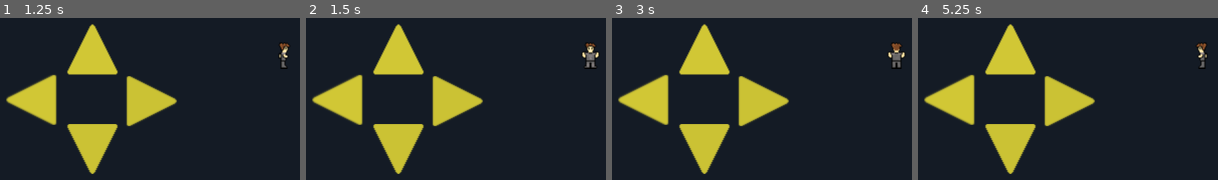
Above: before the commit, frames 1-4 (left to right).
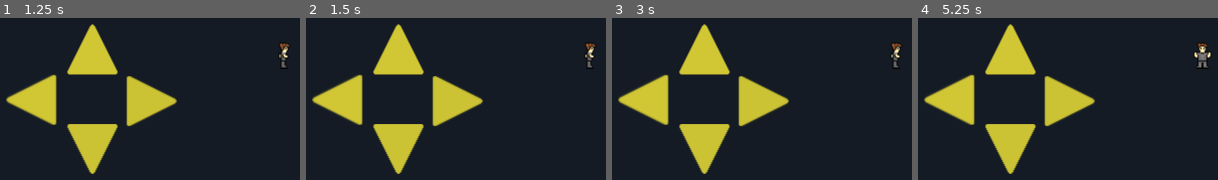
Above: after the commit, the same moments.

Repository: Car092/Godotio
Game: Godot game, scene res://troll.tscn
Same seed, same stepped clock (60 frames per second), same inputs: the game is played once before the commit and once after it. This scene is started directly instead of the project's main scene.
Inputs (mouse positions are in pixels of both pictures, inside the frame that each line leads up to):
- Up to frame 1 (1.25 s): tap Enter at 0.5 s; move the mouse to (outside the picture) at 0.52 s; press the mouse at (outside the picture) at 0.53 s; hold Right (move_right) from 0.53 s (still down)
- Up to frame 2 (1.5 s): tap Space at 1.25 s; move the mouse to (456, 71) at 1.27 s; release Right (move_right) at 1.28 s; release the mouse at (456, 71) at 1.28 s; hold Down (move_down) from 1.28 s (still down); click (456, 71) at 1.35 s
- Up to frame 3 (3 s): tap Enter at 2 s; move the mouse to (outside the picture) at 2.02 s; release Down (move_down) at 2.03 s; press the mouse at (outside the picture) at 2.03 s; hold Right (move_right) 2.03-2.78 s; tap Space at 2.75 s; move the mouse to (864, 128) at 2.77 s; release the mouse at (864, 128) at 2.78 s; hold Up (move_up) from 2.78 s (still down); click (864, 128) at 2.85 s
- Up to frame 4 (5.25 s): tap Enter at 3.5 s; move the mouse to (outside the picture) at 3.52 s; release Up (move_up) at 3.53 s; press the mouse at (outside the picture) at 3.53 s; hold Left (move_left) 3.53-5.03 s; tap Space at 4.25 s; move the mouse to (outside the picture) at 4.27 s; release the mouse at (outside the picture) at 4.28 s; click (outside the picture) at 4.35 s; move the mouse to (outside the picture) at 5.02 s; press the mouse at (outside the picture) at 5.03 s; hold Down (move_down) from 5.03 s (still down)

Frame 1 is identical in both runs. In frame 2, 0.4% of the frame differs, in the area x 92-98%, y 16-32%; in frame 3, 0.4%; in frame 4, 0.4%, in the area x 92-98%, y 15-32%.
Error before the commit: Attempt to call function 'request_square' in base 'null instance' on a null instance. (res://troll.gd:143)
Error after the commit: Attempt to call function 'request_square' in base 'null instance' on a null instance. (res://troll.gd:148)

Commit message:
fix navigation bug. disable occupied squares from astar. trigger navigation with touch event

Diff:
--- a/TileMap.gd
+++ b/TileMap.gd
@@ -3,17 +3,17 @@
 var astar = load("res://AStar2d_diag.gd").new()
 var squares = {}
 
-# TODO: disable static squares or remove from astar
 func _ready():
 	var id = 0
 	for cell in get_used_cells():
-		astar.add_point(id, map_to_world(cell) + Vector2(16, 16))
+		astar.add_point(id, map_to_world(cell))
 		if (get_cell(cell[0], cell[1]) > -1) && !is_static_square(cell):
 			squares[str(cell)] = {"occupied": false}
 		else:
 			squares[str(cell)] = {"occupied": true}
 		id += 1
-	id = 0
+
+	connect_points()
 
 	var stuff = get_node("Stuff").get_children()
 	for thing in stuff:
@@ -21,6 +21,13 @@
 			var cell = world_to_map(thing.position)
 			squares[str(cell)].occupied = true
 
+	disconnect_static_squares()
+
+func map_to_world(cell, ignore_half = false):
+	return .map_to_world(cell) + Vector2(16, 16)
+
+func connect_points():
+	var id = 0
 	for cell in get_used_cells():
 		var top_cell_coords = cell + Vector2(0, -1)
 		var top_cell_tile = get_cell(top_cell_coords[0], top_cell_coords[1])
@@ -41,42 +48,51 @@
 
 		if(top_cell_tile > -1):
 			var top_point = astar.get_closest_point(map_to_world(top_cell_coords))
-			if top_point != id && top_point > -1:
+			if top_point != id && top_point > -1 && !astar.are_points_connected(id, top_point):
 				astar.connect_points(id, top_point)
 		if(left_cell_tile > -1):
 			var left_point = astar.get_closest_point(map_to_world(left_cell_coords))
-			if left_point != id && left_point > -1:
+			if left_point != id && left_point > -1 && !astar.are_points_connected(id, left_point):
 				astar.connect_points(id, left_point)
 		if(bottom_cell_tile > -1):
 			var bottom_point = astar.get_closest_point(map_to_world(bottom_cell_coords))
-			if bottom_point != id && bottom_point > -1:
+			if bottom_point != id && bottom_point > -1 && !astar.are_points_connected(id, bottom_point):
 				astar.connect_points(id, bottom_point)
 		if(right_cell_tile > -1):
 			var right_point = astar.get_closest_point(map_to_world(right_cell_coords))
-			if right_point != id && right_point > -1:
+			if right_point != id && right_point > -1 && !astar.are_points_connected(id, right_point):
 				astar.connect_points(id, right_point)
 		if(top_left_cell_tile > -1):
 			var top_left_point = astar.get_closest_point(map_to_world(top_left_cell_coords))
-			if top_left_point != id && top_left_point > -1:
+			if top_left_point != id && top_left_point > -1 && !astar.are_points_connected(id, top_left_point):
 				astar.connect_points(id, top_left_point)
 		if(bottom_left_cell_tile > -1):
 			var bottom_left_point = astar.get_closest_point(map_to_world(bottom_left_cell_coords))
-			if bottom_left_point != id && bottom_left_point > -1:
+			if bottom_left_point != id && bottom_left_point > -1 && !astar.are_points_connected(id, bottom_left_point):
 				astar.connect_points(id, bottom_left_point)
 		if(top_right_cell_tile > -1):
 			var top_right_point = astar.get_closest_point(map_to_world(top_right_cell_coords))
-			if top_right_point != id && top_right_point > -1:
+			if top_right_point != id && top_right_point > -1 && !astar.are_points_connected(id, top_right_point):
 				astar.connect_points(id, top_right_point)
 		if(bottom_right_cell_tile > -1):
 			var bottom_right_point = astar.get_closest_point(map_to_world(bottom_right_cell_coords))
-			if bottom_right_point != id && bottom_right_point > -1:
+			if bottom_right_point != id && bottom_right_point > -1 && !astar.are_points_connected(id, bottom_right_point):
 				astar.connect_points(id, bottom_right_point)
 
+		id += 1
+
+func disconnect_static_squares():
+	var id = 0
+	for cell in get_used_cells():
+		if squares[str(cell)].occupied:
+			astar.set_point_disabled(id)
 		id += 1
 
 func request_square(position):
 	if squares && squares.size() > 0:
 		var cell = world_to_map(position)
+		if !squares.has(str(cell)):
+			return false
 		return !squares[str(cell)].occupied
 	return true
 
--- a/troll.gd
+++ b/troll.gd
@@ -1,6 +1,6 @@
 extends Node2D
 
-const MOTION_SPEED = 128 # Pixels/second.
+const MOTION_SPEED = 64 # Pixels/second.
 const TILE_SIZE = 32
 var virtualPosition
 var movingDirection = Vector2(0, 0)
@@ -27,14 +27,19 @@
 
 func _unhandled_input(event):
 	if get_tree().get_network_unique_id() == int(get_name()):
-		if not event.is_action_pressed("click"):
+		if not event.is_action_pressed("click") && not event is InputEventScreenTouch:
 			return
-		gamestate.rpc_id(1, "set_player_clicked", get_global_mouse_position())
-		set_point_path()
+		var touch_pos
+		if event.is_action_pressed("click"):
+			gamestate.rpc_id(1, "set_player_clicked", get_global_mouse_position())
+		if event is InputEventScreenTouch && event.pressed && event.index == 0:
+			touch_pos = get_canvas_transform().affine_inverse().xform(event.position)
+			gamestate.rpc_id(1, "set_player_clicked", touch_pos)
+		set_point_path(touch_pos)
 func _process(_delta):
 	if is_network_master():
 		if gamestate.get_player_clicked(get_name()):
-			set_point_path()
+			set_point_path(null)
 			gamestate.unset_player_clicked(get_name())
 		if !point_path:
 			if reachedVirtualPosition() && movingDirection:
@@ -105,13 +110,13 @@
 		gamestate.set_player_position(get_name(), self.position)
 		gamestate.set_player_moving_direction(get_name(), self.movingDirection)
 		gamestate.set_player_virtual_pos(get_name(), self.virtualPosition)
+		gamestate.set_player_point_path(get_name(), self.point_path)
 
 	elif get_tree().get_network_unique_id() == int(get_name()):
 		if !point_path:
 			move_delta(_delta)
 		else:
 			move_along_path(_delta)
-
 	set_sprite_direction()
 
 func set_player_name(new_name):
@@ -203,8 +208,6 @@
 	# The character reached the end of the path.
 	self.position = last_point
 	self.point_path = null
-	if is_network_master():
-		gamestate.set_player_point_path(get_name(), self.point_path)
 
 func get_diag_factor(direction):
 	var diag_factor = 1
@@ -212,15 +215,17 @@
 		diag_factor = 0.75
 	return diag_factor
 
-func set_point_path():
+func set_point_path(touch_pos):
 	var fromPoint = tile_map.astar.get_closest_point(self.position)
-	var mouse_pos
-	if is_network_master():
-		mouse_pos = gamestate.get_player_clicked(get_name())
+	var target_pos
+	if is_network_master():
+		target_pos = gamestate.get_player_clicked(get_name())
 	elif get_tree().get_network_unique_id() == int(get_name()):
-		mouse_pos = get_global_mouse_position()
-	var toPoint = tile_map.astar.get_closest_point(mouse_pos)
+		target_pos = touch_pos if touch_pos else get_global_mouse_position()
+	if !tile_map.request_square(target_pos):
+		return
+	var toPoint = tile_map.astar.get_closest_point(target_pos)
 	point_path = tile_map.astar.get_point_path(fromPoint, toPoint)
+	point_path.remove(0)
 	if is_network_master():
 		gamestate.set_player_point_path(get_name(), self.point_path)
-	point_path.remove(0)
